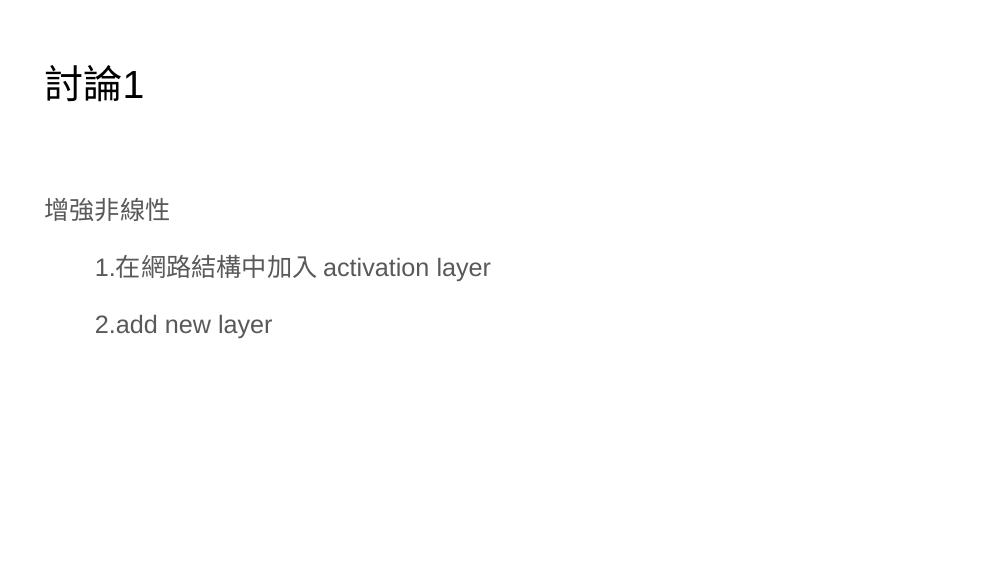
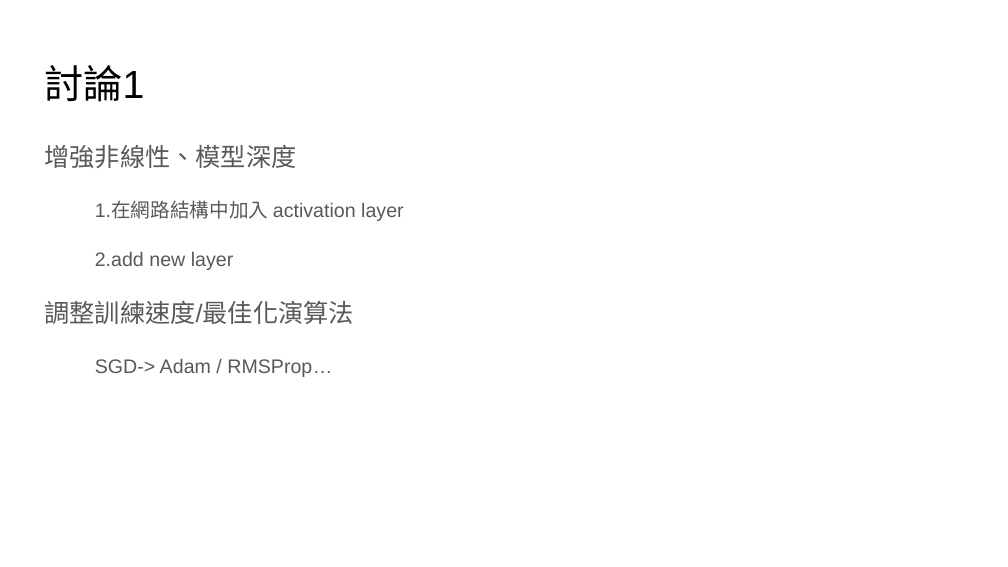
Before and after one commit to exeex/ml-course-slide, a slide deck: slide 16 of C3-DNN.pptx. Drawn at 1008x567 pixels with LibreOffice and Linux fonts; fonts in the diff are those of the drawing. Boxes give left, top, right and bottom in pixels: in the first picture for what was removed or moved away, otherwise in the second. Text is boxed around its words. In the diff, an @@ line names an element or a change of style, - is before the commit and + after.

```diff
--- a/C3-DNN.pptx
+++ b/C3-DNN.pptx
@@ text at (x1=44, y1=145, x2=296, y2=168): text changed @@
-增強非線性
+增強非線性、模型深度
@@ text at (x1=95, y1=202, x2=404, y2=270): size 18 to 14 pt in "1.在網路結構中加入 activation layer", "2.add new layer"; list level 1 to 2 in "1.在網路結構中加入 activation layer"; list level 1 to 2 in "2.add new layer" @@
@@ text at (x1=44, y1=301, x2=353, y2=377): paragraphs added @@
+調整訓練速度/最佳化演算法
+  SGD-> Adam / RMSProp…
```
Also in this commit, not shown: 5 other slides changed, 3 slides added, 1 slide removed, 1 other file.
